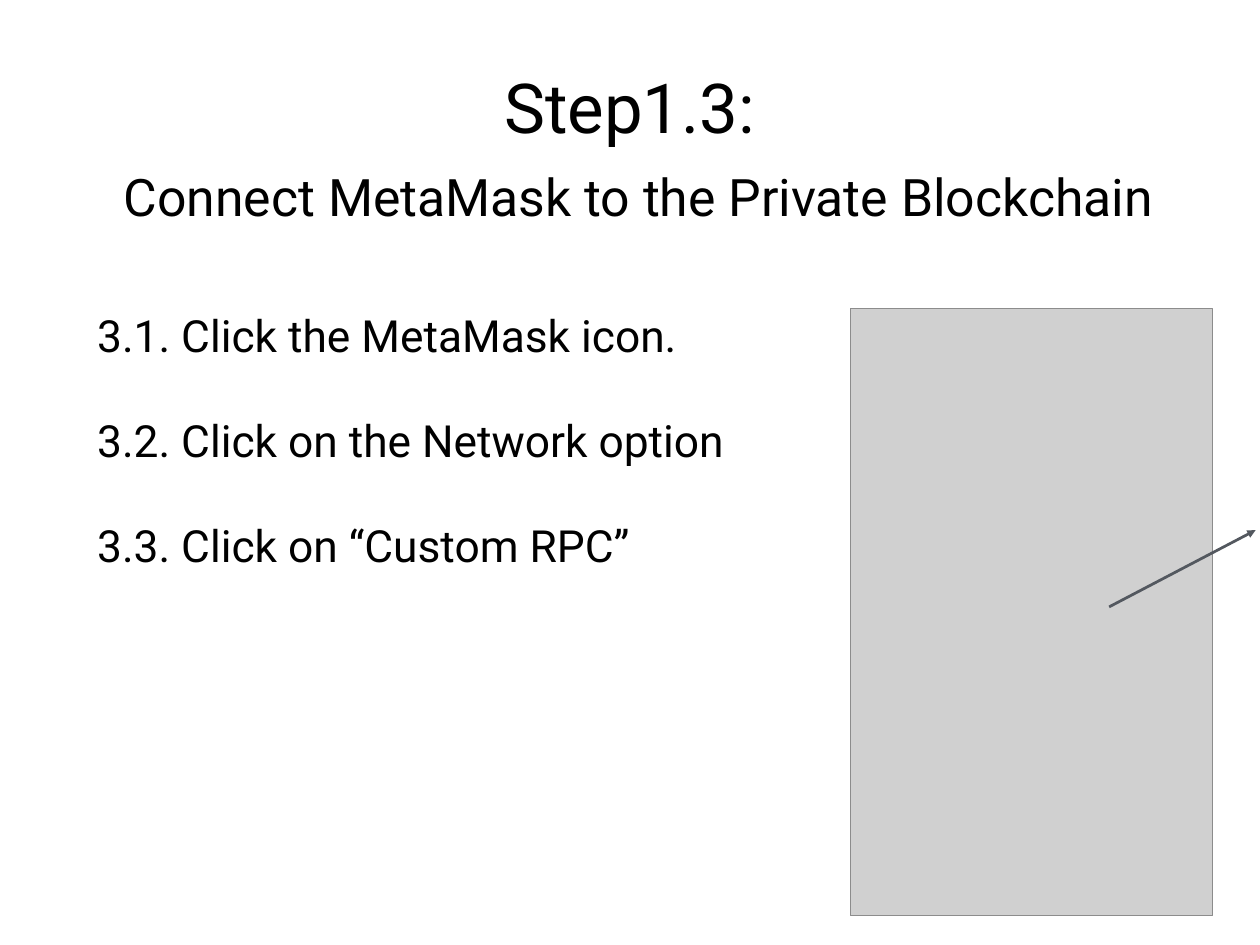
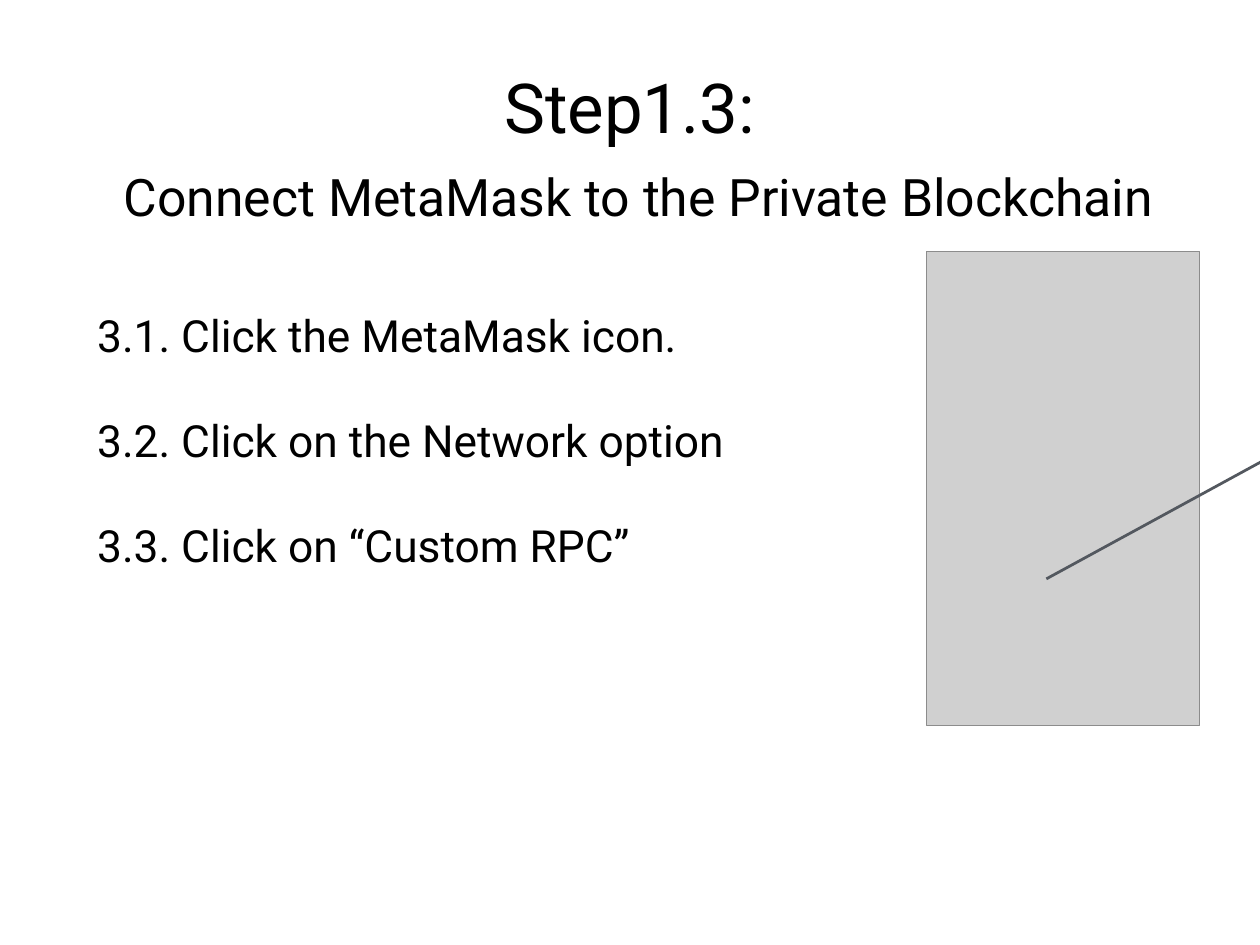
Before and after one commit to solegga/blockchaincourse, a slide deck: slide 6 of How_to_connect_to_university_of_edinburgh_private_blockchain.pptx. Drawn at 1260x945 pixels with LibreOffice and Linux fonts; fonts in the diff are those of the drawing; grey boxes stand for pictures. Boxes give left, top, right and bottom in pixels: in the first picture for what was removed or moved away, otherwise in the second. Text is boxed around its words. In the diff, an @@ line names an element or a change of style, - is before the commit and + after.

```diff
--- a/How_to_connect_to_university_of_edinburgh_private_blockchain.pptx
+++ b/How_to_connect_to_university_of_edinburgh_private_blockchain.pptx
@@ picture: place and size @@
-picture at [851, 309, 1213, 916]
+picture at [927, 251, 1200, 725]
@@ freeform shape: place and size @@
-freeform shape at [1109, 530, 1256, 607]
+freeform shape at [1046, 454, 1260, 579]
```
Also in this commit, not shown: 20 other slides changed, 3 slides added, 1 other file.
